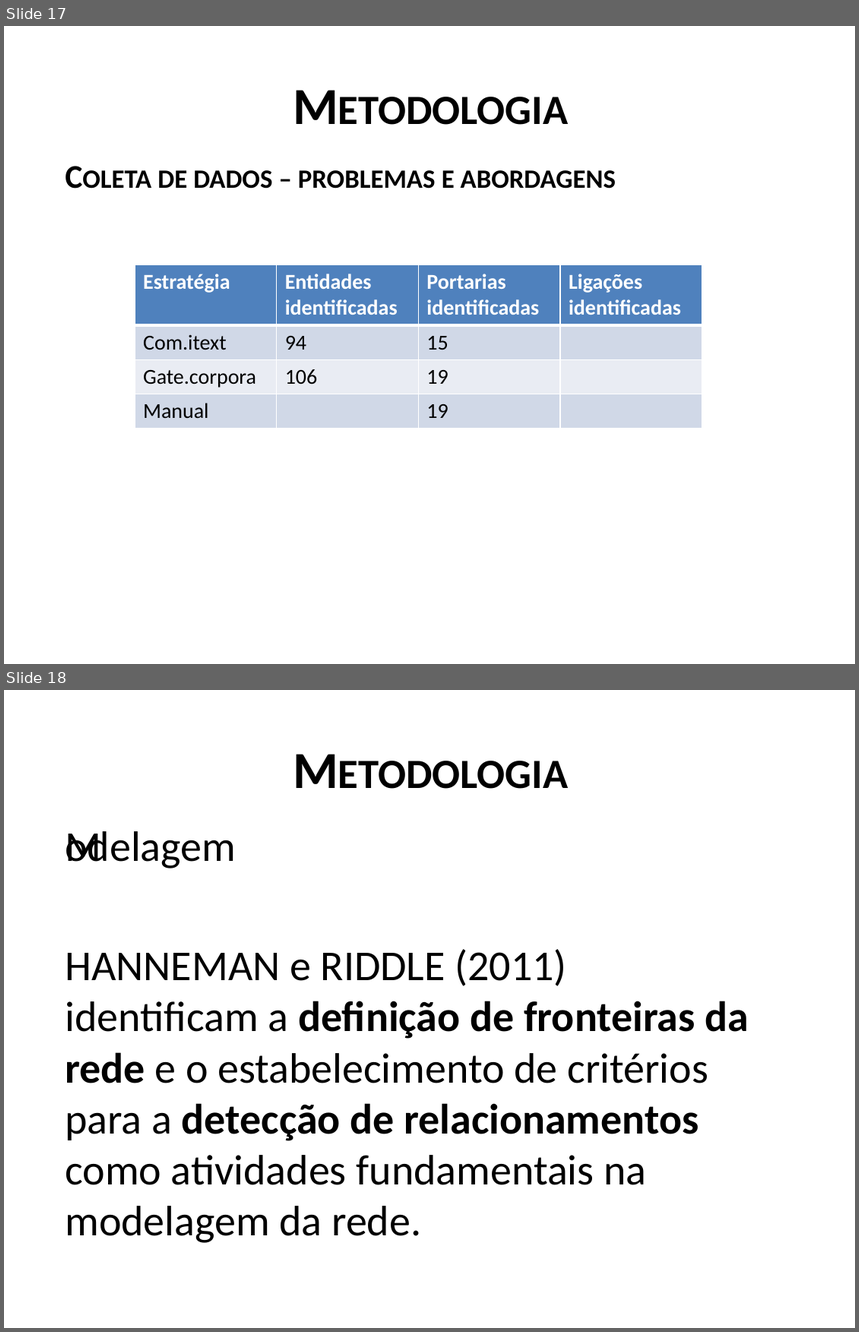
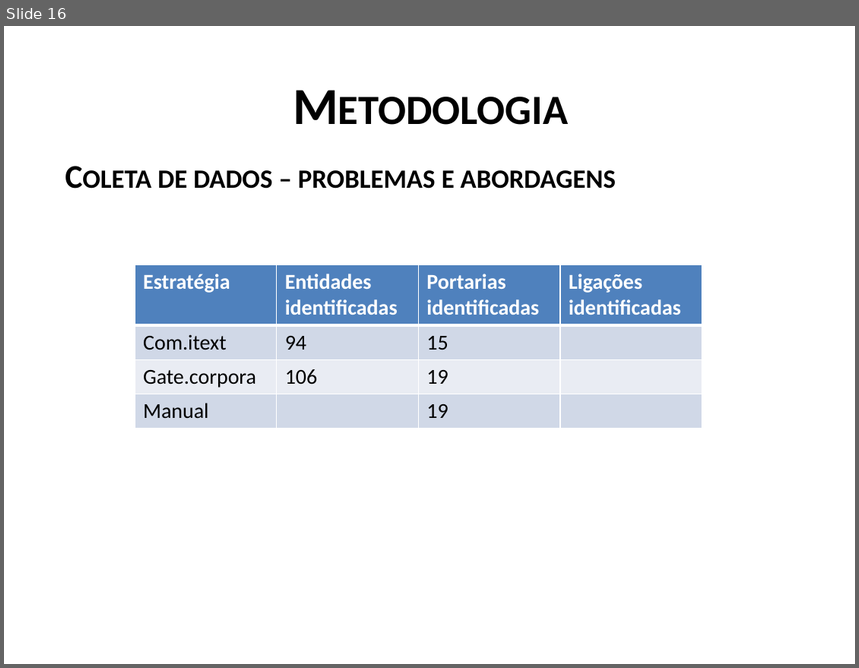
Before and after one commit to frubbs/analisador-dou, a slide deck: Dissertacao/Apresentação1.pptx. Shown one above the other, each under a label of ours: slides 17 and 18 before the commit, slide 16 after it. The pictures are 859x1332 and 859x668 pixels, drawn with LibreOffice and Linux fonts; fonts in the diff are those of the drawing. Boxes give left, top, right and bottom in pixels: in the first picture for what was removed or moved away, otherwise in the second. Text is boxed around its words. In the diff, an @@ line names an element or a change of style, - is before the commit and + after.

```diff
--- a/Dissertacao/Apresentação1.pptx
+++ b/Dissertacao/Apresentação1.pptx
@@ slide 18 removed at [4,690,855,1328], background #FFFFFF @@
@@ title removed at [47,714,813,821] @@
-Metodologia
@@ text removed at [65,949,749,1243] @@
-  Modelagem
-  HANNEMAN e RIDDLE (2011) identificam a definição de fronteiras da rede e o estabelecimento de critérios para a detecção de relacionamentos como atividades fundamentais na modelagem da rede.
@@ what was slide 17 is now slide 16 @@
```
Also in this commit, not shown: 8 slides changed, 7 slides added, 4 other slides removed, 18 other files.
